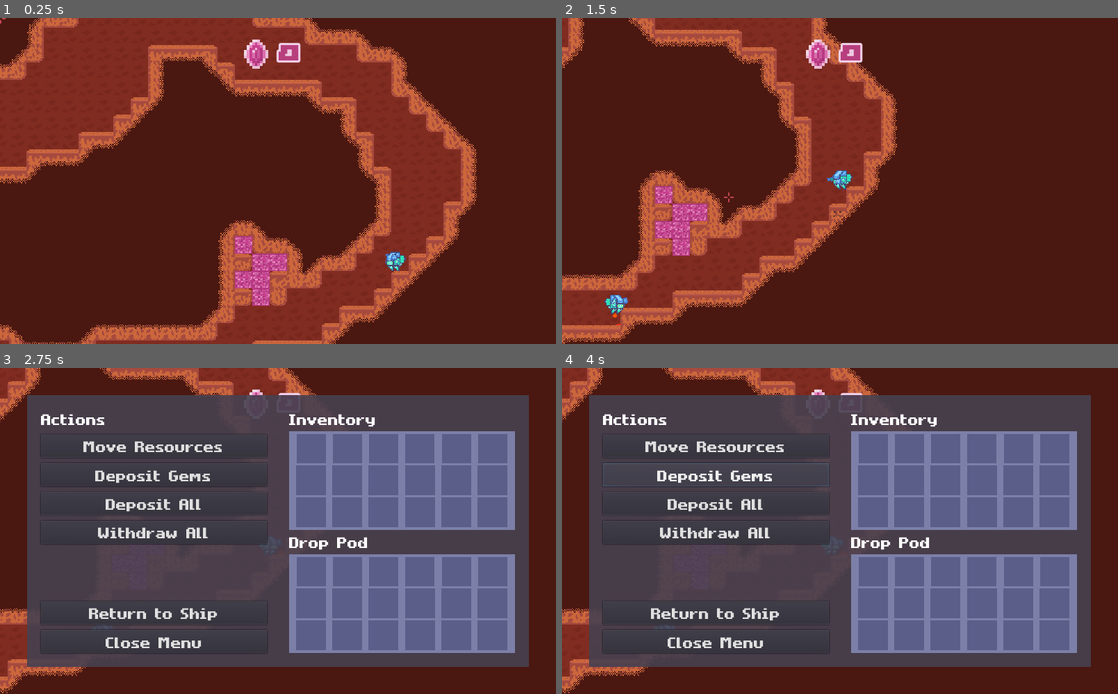
Above: before the commit, frames 1-4 (two rows, left to right).
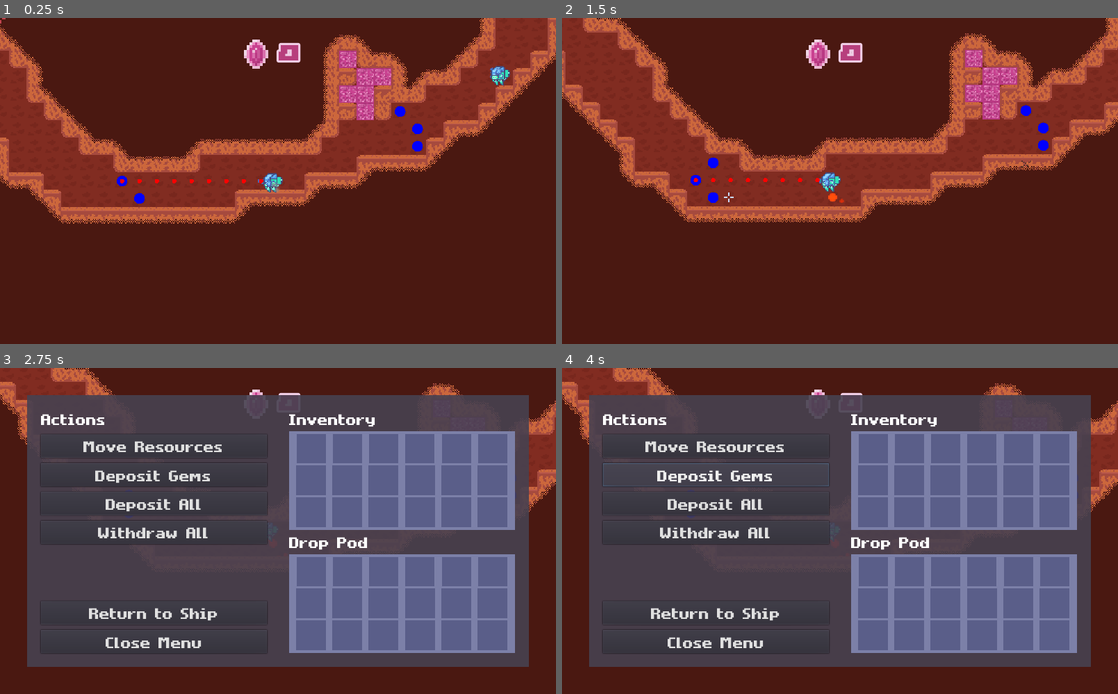
Above: after the commit, the same moments.

Repository: MichaelRRyan/Mecha-Miners
Game: Godot game, scene res://scenes/Gameplay.tscn
Two runs of this game, one before a commit and one after it. Both use one fixed random seed, a clock stepped at 60 frames per second and the inputs below.
Inputs (mouse positions are in pixels of both pictures, inside the frame that each line leads up to):
- Up to frame 1 (0.25 s): no input
- Up to frame 2 (1.5 s): tap Enter at 0.5 s; move the mouse to (962, 164) at 0.52 s; press the mouse at (962, 164) at 0.53 s; hold D (move_right) 0.53-1.28 s; tap W (jump) at 0.77 s; move the mouse to (728, 197) at 1.27 s; release the mouse at (728, 197) at 1.28 s; hold A (move_left) from 1.28 s (still down); right-click (728, 197) at 1.35 s
- Up to frame 3 (2.75 s): tap W (jump) at 1.52 s; move the mouse to (333, 459) at 2.02 s; release A (move_left) at 2.03 s; hold D (move_right) from 2.03 s (still down); hold E (interact) from 2.03 s (still down)
- Up to frame 4 (4 s): release D (move_right) at 2.75 s; release E (interact) at 2.75 s; click "Move Resources" at 2.75 s; click "Deposit Gems" at 3.5 s

The runs differ from the first frame. In frame 1, 52% of the frame differs, in the area x 0-100%, y 0-100%; in frame 2, 46%; in frame 3, 6.2%; in frame 4, 6.2%.

Commit message:
Added cave exploration and spatial sensor

Diff:
--- a/project.godot
+++ b/project.godot
@@ -23,6 +23,11 @@
 "class": "DestroyCellBehaviour",
 "language": "GDScript",
 "path": "res://scripts/ai/behaviours/DestroyCellBehaviour.gd"
+}, {
+"base": "Behaviour",
+"class": "ExploreBehaviour",
+"language": "GDScript",
+"path": "res://scripts/ai/behaviours/ExploreBehaviour.gd"
 }, {
 "base": "Behaviour",
 "class": "HarvestMineralsBehaviour",
@@ -53,6 +58,7 @@
 "AIBrain": "",
 "Behaviour": "",
 "DestroyCellBehaviour": "",
+"ExploreBehaviour": "",
 "HarvestMineralsBehaviour": "",
 "IdleBehaviour": "",
 "Inventory": "",
--- a/scenes/AIController.tscn
+++ b/scenes/AIController.tscn
@@ -1,8 +1,9 @@
-[gd_scene load_steps=5 format=2]
+[gd_scene load_steps=6 format=2]
 
 [ext_resource path="res://scripts/ai/AIController.gd" type="Script" id=1]
 [ext_resource path="res://scripts/ai/sensors/MineralSensor.gd" type="Script" id=2]
 [ext_resource path="res://scripts/ai/sensors/ItemSensor.gd" type="Script" id=3]
+[ext_resource path="res://scripts/ai/sensors/SpatialSensor.gd" type="Script" id=4]
 
 [sub_resource type="CircleShape2D" id=1]
 radius = 100.0
@@ -19,4 +20,7 @@
 [node name="CollisionShape2D" type="CollisionShape2D" parent="ItemSensor"]
 shape = SubResource( 1 )
 
+[node name="SpatialSensor" type="Node2D" parent="."]
+script = ExtResource( 4 )
+
 [connection signal="body_entered" from="ItemSensor" to="ItemSensor" method="_on_ItemSensor_body_entered"]
--- a/scenes/Gameplay.tscn
+++ b/scenes/Gameplay.tscn
@@ -25,16 +25,16 @@
 position = Vector2( 102.152, 736.746 )
 is_human = true
 
-[node name="Camera2D" type="Camera2D" parent="PlayerManager/Player"]
+[node name="Player2" parent="PlayerManager" instance=ExtResource( 1 )]
+position = Vector2( 298.852, 1094.74 )
+
+[node name="AIController" parent="PlayerManager/Player2" instance=ExtResource( 8 )]
+
+[node name="Camera2D" type="Camera2D" parent="PlayerManager/Player2"]
 scale = Vector2( 2, 2 )
 current = true
 zoom = Vector2( 0.5, 0.5 )
 smoothing_enabled = true
-
-[node name="Player2" parent="PlayerManager" instance=ExtResource( 1 )]
-position = Vector2( 298.852, 1094.74 )
-
-[node name="AIController" parent="PlayerManager/Player2" instance=ExtResource( 8 )]
 
 [node name="BulletManager" type="Node2D" parent="." groups=["bullet_manager"]]
 script = ExtResource( 4 )
--- a/scripts/Terrain.gd
+++ b/scripts/Terrain.gd
@@ -29,6 +29,13 @@
 var damaged_tiles = {}
 var crystal_container = null
 var _pathfinding : AStar2D = AStar2D.new()
+
+
+# -----------------------------------------------------------------------------
+func is_empty(cell_position : Vector2) -> bool:
+	var type = get_cellv(cell_position)
+	return (TileType.Empty == type
+		or TileType.Background == type)
 
 
 # -----------------------------------------------------------------------------
--- a/scripts/ai/AIController.gd
+++ b/scripts/ai/AIController.gd
@@ -17,10 +17,11 @@
 # Adds a behaviour to the top of the stack (becomes the current behaviour).
 func add_behaviour(new_behaviour : Behaviour) -> void:
 	if not _behaviour_stack.empty():
-		_disable(_behaviour_stack.back())
+		_behaviour_stack.back().set_active(false)
 
 	_behaviour_stack.push_back(new_behaviour)
 	_set_as_current(new_behaviour)
+	add_child(new_behaviour)
 
 
 #-------------------------------------------------------------------------------
@@ -29,7 +30,7 @@
 	if not _behaviour_stack.empty():
 
 		var behaviour = _behaviour_stack.pop_back()
-		#print("AI " + subject.name + " exiting " + behaviour.get_class())
+		print("AI " + subject.name + " exiting " + behaviour.get_class())
 		_disable(behaviour)
 		behaviour.queue_free()
 
@@ -49,9 +50,9 @@
 
 #-------------------------------------------------------------------------------
 func _set_as_current(behaviour : Behaviour) -> void:
-	#print("AI " + subject.name + " entering " + behaviour.get_class())
+	print("AI " + subject.name + " entering " + behaviour.get_class())
 	behaviour.set_brain(self)
-	add_child(behaviour)
+	behaviour.set_active(true)
 
 
 #-------------------------------------------------------------------------------
--- a/scripts/ai/behaviours/Behaviour.gd
+++ b/scripts/ai/behaviours/Behaviour.gd
@@ -2,11 +2,13 @@
 extends Node2D
 
 var _brain : AIBrain = null setget set_brain
+var _active : bool = false setget set_active
+var _name : String = "Behaviour"
 
 
 #-------------------------------------------------------------------------------
 func get_class() -> String:
-	return "Behaviour"
+	return _name
 
 
 #-------------------------------------------------------------------------------
@@ -15,3 +17,8 @@
 
 
 #-------------------------------------------------------------------------------
+func set_active(value):
+	_active = value
+
+
+#-------------------------------------------------------------------------------
--- a/scripts/ai/behaviours/DestroyCellBehaviour.gd
+++ b/scripts/ai/behaviours/DestroyCellBehaviour.gd
@@ -12,17 +12,14 @@
 
 
 #-------------------------------------------------------------------------------
-func get_class() -> String:
-	return "DestroyCellBehaviour"
-
-
-#-------------------------------------------------------------------------------
 func _init(target_cell : Vector2) -> void:
 	_target_cell = target_cell
 
 
 #-------------------------------------------------------------------------------
 func _ready() -> void:
+	_name = "DestroyCellBehaviour"
+
 	var terrain_container = get_tree().get_nodes_in_group("terrain")
 	if not terrain_container.empty():
 		_terrain = terrain_container.front()
@@ -39,14 +36,15 @@
 
 #-------------------------------------------------------------------------------
 func _process(_delta : float) -> void:
-	_mech_arms.equipped1.activate()
-	_mech_arms.equipped2.activate()
+	if _active:
+		_mech_arms.equipped1.activate()
+		_mech_arms.equipped2.activate()
 
-	var type = _terrain.get_cellv(_target_cell)
-	if type == _terrain.TileType.Empty or type == _terrain.TileType.Background:
-		_brain.subject.set_target(_previous_target)
-		_brain.pop_behaviour()
-		emit_signal("cell_destroyed")
+		var type = _terrain.get_cellv(_target_cell)
+		if type == _terrain.TileType.Empty or type == _terrain.TileType.Background:
+			_brain.subject.set_target(_previous_target)
+			_brain.pop_behaviour()
+			emit_signal("cell_destroyed")
 
 
 #-------------------------------------------------------------------------------
--- /dev/null
+++ b/scripts/ai/behaviours/ExploreBehaviour.gd
@@ -0,0 +1,28 @@
+class_name ExploreBehaviour
+extends Behaviour
+
+var _terrain : Terrain = null
+
+
+#-------------------------------------------------------------------------------
+func _ready() -> void:
+	_name = "ExploreBehaviour"
+
+	var terrain_container = get_tree().get_nodes_in_group("terrain")
+	if not terrain_container.empty():
+		_terrain = terrain_container.front()
+
+	var spatial_sensor : Node2D = _brain.find_node("SpatialSensor")
+	if spatial_sensor:
+		var _v = spatial_sensor.connect("new_furthest", self, "_on_SpatialSensor_new_furthest")
+
+		_brain.set_target(_terrain.map_to_world_centred(spatial_sensor._furthest_cell))
+		_brain.add_behaviour(PursueBehaviour.new())
+
+
+#-------------------------------------------------------------------------------
+func _on_SpatialSensor_new_furthest(furthest_cell : Vector2) -> void:
+	_brain.set_target(_terrain.map_to_world_centred(furthest_cell))
+
+
+#-------------------------------------------------------------------------------
--- a/scripts/ai/behaviours/HarvestMineralsBehaviour.gd
+++ b/scripts/ai/behaviours/HarvestMineralsBehaviour.gd
@@ -4,11 +4,6 @@
 var _terrain : Terrain = null
 var _spotted_mineral_cells = []
 var _spotted_mineral_items = []
-
-
-#-------------------------------------------------------------------------------
-func get_class() -> String:
-	return "HarvestMineralsBehaviour"
 
 
 #-------------------------------------------------------------------------------
@@ -23,6 +18,8 @@
 
 #-------------------------------------------------------------------------------
 func _ready() -> void:
+	_name = "HarvestMineralsBehaviour"
+
 	var terrain_container = get_tree().get_nodes_in_group("terrain")
 	if not terrain_container.empty():
 		_terrain = terrain_container.front()
@@ -48,35 +45,37 @@
 
 #-------------------------------------------------------------------------------
 func _process(_delta : float) -> void:
-	var mineral_found = false
+	if _active:
+		var mineral_found = false
 
-	# Checks for spotted mineral items to collect.
-	for mineral_item in _spotted_mineral_items:
-		# Checks the item still exists.
-		if mineral_item != null and is_instance_valid(mineral_item):
-			_pursue(mineral_item.global_position)
-			mineral_found = true
-			break
-
-	# If no items found, checks for spotted mineral tiles.
-	if not mineral_found:
-		for mineral_cell in _spotted_mineral_cells:
-			# Checks the cell is still a mineral.
-			if _terrain.is_mineral(mineral_cell):
-				_pursue(_terrain.map_to_world_centred(mineral_cell))
+		# Checks for spotted mineral items to collect.
+		for mineral_item in _spotted_mineral_items:
+			# Checks the item still exists.
+			if mineral_item != null and is_instance_valid(mineral_item):
+				_pursue(mineral_item.global_position)
 				mineral_found = true
 				break
 
-	# If no mineral tiles or items could be found, return from behaviour.
-	if not mineral_found:
-		_brain.pop_behaviour()
+		# If no items found, checks for spotted mineral tiles.
+		if not mineral_found:
+			for mineral_cell in _spotted_mineral_cells:
+				# Checks the cell is still a mineral.
+				if _terrain.is_mineral(mineral_cell):
+					_pursue(_terrain.map_to_world_centred(mineral_cell))
+					mineral_found = true
+					break
+
+		# If no mineral tiles or items could be found, return from behaviour.
+		if not mineral_found:
+			_brain.pop_behaviour()
 
 
 #-------------------------------------------------------------------------------
 func _on_PursueBehaviour_target_reached() -> void:
-	var target_cell = _terrain.world_to_map(_brain.subject.get_target())
-	if _terrain.is_mineral(target_cell):
-		_brain.add_behaviour(DestroyCellBehaviour.new(target_cell))
+	if _active:
+		var target_cell = _terrain.world_to_map(_brain.subject.get_target())
+		if _terrain.is_mineral(target_cell):
+			_brain.add_behaviour(DestroyCellBehaviour.new(target_cell))
 
 
 #-------------------------------------------------------------------------------
--- a/scripts/ai/behaviours/IdleBehaviour.gd
+++ b/scripts/ai/behaviours/IdleBehaviour.gd
@@ -3,12 +3,9 @@
 
 
 #---------------------------------------------------------------------------
-func get_class() -> String:
-	return "IdleBehaviour"
+func _ready() -> void:
+	_name = "IdleBehaviour"
 
-
-#---------------------------------------------------------------------------
-func _ready() -> void:
 	var mineral_sensor : Node2D = _brain.find_node("MineralSensor")
 	if mineral_sensor:
 		var _v = mineral_sensor.connect("mineral_found", self, "_on_MineralSensor_mineral_found")
@@ -19,19 +16,26 @@
 
 
 #-------------------------------------------------------------------------------
+func _process(_delta):
+	if _active:
+		var behaviour = ExploreBehaviour.new()
+		_brain.add_behaviour(behaviour)
+
+
+#-------------------------------------------------------------------------------
 func _on_MineralSensor_mineral_found(mineral_cell : Vector2) -> void:
-	if get_parent() != null:
+	if _active:
 		var behaviour = HarvestMineralsBehaviour.new()
 		behaviour.add_spotted_mineral_cell(mineral_cell)
-		_brain.change_behaviour(behaviour)
+		_brain.add_behaviour(behaviour)
 
 
 #-------------------------------------------------------------------------------
 func _on_ItemSensor_mineral_found(mineral_item : Node2D) -> void:
-	if get_parent() != null:
+	if _active:
 		var behaviour = HarvestMineralsBehaviour.new()
 		behaviour.add_spotted_mineral_item(mineral_item)
-		_brain.change_behaviour(behaviour)
+		_brain.add_behaviour(behaviour)
 
 
 #-------------------------------------------------------------------------------
--- a/scripts/ai/behaviours/PursueBehaviour.gd
+++ b/scripts/ai/behaviours/PursueBehaviour.gd
@@ -15,12 +15,9 @@
 
 
 #-------------------------------------------------------------------------------
-func get_class() -> String:
-	return "PursueBehaviour"
+func _ready() -> void:
+	_name = "PursueBehaviour"
 
-
-#-------------------------------------------------------------------------------
-func _ready() -> void:
 	var terrain_container = get_tree().get_nodes_in_group("terrain")
 	if not terrain_container.empty():
 		var terrain = terrain_container.front()
@@ -31,38 +28,36 @@
 
 #-------------------------------------------------------------------------------
 func _process(delta : float) -> void:
-	var target = _brain.subject.get_target()
+	if _active:
+		var target = _brain.get_target()
 
-	if target != _last_target:
-		_last_target = target
+		if target != _last_target:
+			_last_target = target
 
-		var my_pos = _brain.subject.position
-		var subject_point = _pathfinding.get_closest_point(_brain.subject.position)
-		var cell_centre = _pathfinding.get_point_position(subject_point)
-		var target_point = _pathfinding.get_closest_point(target)
-		var target_cell_centre = _pathfinding.get_point_position(target_point)
-		_path = _pathfinding.get_id_path(subject_point, target_point)
+			var subject_point = _pathfinding.get_closest_point(_brain.subject.position)
+			var target_point = _pathfinding.get_closest_point(target)
+			_path = _pathfinding.get_id_path(subject_point, target_point)
 
-	if _path and _path.size() > 1:
+		if _path and _path.size() > 1:
 
-		var next_pos = _pathfinding.get_point_position(_path[1])
-		var dist_squared = (next_pos - _brain.subject.position).length_squared()
+			var next_pos = _pathfinding.get_point_position(_path[1])
+			var dist_squared = (next_pos - _brain.subject.position).length_squared()
 
-		if _path.size() == 2:
-			if dist_squared < _cell_size_squared * 0.1:
+			if _path.size() == 2:
+				if dist_squared < _cell_size_squared * 0.1:
+					_path.remove(0)
+
+			elif dist_squared < _cell_size_squared:
 				_path.remove(0)
 
-		elif dist_squared < _cell_size_squared:
-			_path.remove(0)
-
-		if _path.size() > 1:
-			next_pos = _pathfinding.get_point_position(_path[1])
-			_move_towards(next_pos, delta)
-	else:
-		_brain.subject.direction = 0.0
-		_brain.pop_behaviour()
-		emit_signal("target_reached")
-	update()
+			if _path.size() > 1:
+				next_pos = _pathfinding.get_point_position(_path[1])
+				_move_towards(next_pos, delta)
+		else:
+			_brain.subject.direction = 0.0
+			_brain.pop_behaviour()
+			emit_signal("target_reached")
+		update()
 
 
 #-------------------------------------------------------------------------------
@@ -74,13 +69,13 @@
 
 
 #-------------------------------------------------------------------------------
-#func _draw():
-#	for node in _path:
-#		var dist = _pathfinding.get_point_position(node) - _brain.subject.position
-#		draw_circle(dist, 2, Color.red)
-#
-#	var dist = _brain.subject.get_target() - _brain.subject.position
-#	draw_circle(dist, 2, Color.red)
+func _draw():
+	for node in _path:
+		var dist = _pathfinding.get_point_position(node) - _brain.subject.position
+		draw_circle(dist, 2, Color.red)
+
+	var dist = _brain.subject.get_target() - _brain.subject.position
+	draw_circle(dist, 2, Color.red)
 
 
 #-------------------------------------------------------------------------------
--- /dev/null
+++ b/scripts/ai/sensors/SpatialSensor.gd
@@ -0,0 +1,106 @@
+extends Node2D
+
+signal new_furthest(furthest_cell)
+
+
+var _terrain : Terrain = null
+
+const CELL_SIZE : float = 16.0
+const RECALCULATE_DISTANCE : float = CELL_SIZE * 3.0
+const RECALCULATE_DISTANCE_SQUARED : float = RECALCULATE_DISTANCE * RECALCULATE_DISTANCE
+
+var view_range_cells_squared : int = 8 * 8
+
+var _last_checked_location : Vector2 = Vector2.ZERO
+
+# Vector2 : bool
+var _checked : Array = []
+var _queue = [] # Vector2
+
+var _furthest_cell : Vector2 = Vector2.ZERO
+var _furthest_dist_squared : float = 0.0
+
+
+#-------------------------------------------------------------------------------
+func _ready():
+	var terrain_container = get_tree().get_nodes_in_group("terrain")
+	if not terrain_container.empty():
+		_terrain = terrain_container.front()
+
+		var cell_pos = _terrain.world_to_map(global_position)
+		_furthest_cell = cell_pos
+		_queue.append(cell_pos)
+		_check_surroundings()
+
+
+#-------------------------------------------------------------------------------
+func _physics_process(_delta):
+	if (_last_checked_location - global_position).length_squared() > RECALCULATE_DISTANCE_SQUARED:
+		_last_checked_location = global_position
+		_check_surroundings()
+
+	update()
+
+
+#-------------------------------------------------------------------------------
+func _check_surroundings():
+	var previous_furthest = _furthest_cell
+
+	var cell_pos = _terrain.world_to_map(global_position)
+	var next_queue = []
+
+	# Re-assesses the furthest cell.
+	var dist_squared = (_furthest_cell - cell_pos).length_squared()
+	_furthest_dist_squared = dist_squared
+
+	while not _queue.empty():
+
+		var node : Vector2 = _queue.pop_front()
+
+		# If the cell is within range.
+		if (node - cell_pos).length_squared() <= view_range_cells_squared:
+
+			# Check all neighbours and check it's checked.
+			for neighbour in _get_neighbours(node):
+
+				# If the cell has not been check.
+				if not _checked.has(neighbour):
+					_checked.append(neighbour)
+
+					# If the cell is an empty cell, proceed.
+					if _terrain.is_empty(neighbour):
+						_queue.append(neighbour)
+
+						dist_squared = (neighbour - cell_pos).length_squared()
+						if dist_squared > _furthest_dist_squared:
+							_furthest_dist_squared = dist_squared
+							_furthest_cell = neighbour
+
+		else:
+			next_queue.append(node)
+
+	_queue = next_queue
+
+	if previous_furthest != _furthest_cell:
+		emit_signal("new_furthest", _furthest_cell)
+
+
+#-------------------------------------------------------------------------------
+func _get_neighbours(cell : Vector2) -> Array:
+	return [
+		cell - Vector2(-1, 0),
+		cell - Vector2(0, 1),
+		cell - Vector2(1, 0),
+		cell - Vector2(0, -1),
+	]
+
+
+#-------------------------------------------------------------------------------
+func _draw():
+	for cell in _queue:
+		var global = _terrain.map_to_world_centred(cell)
+		var local = global - global_position
+		draw_circle(local, 5, Color.blue)
+
+
+#-------------------------------------------------------------------------------
